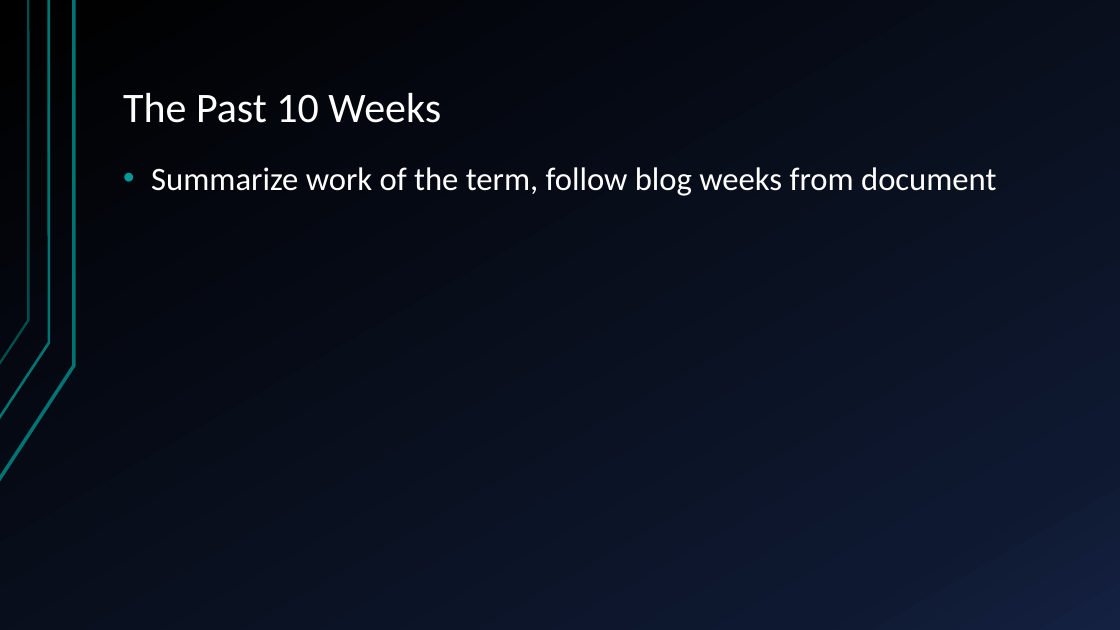
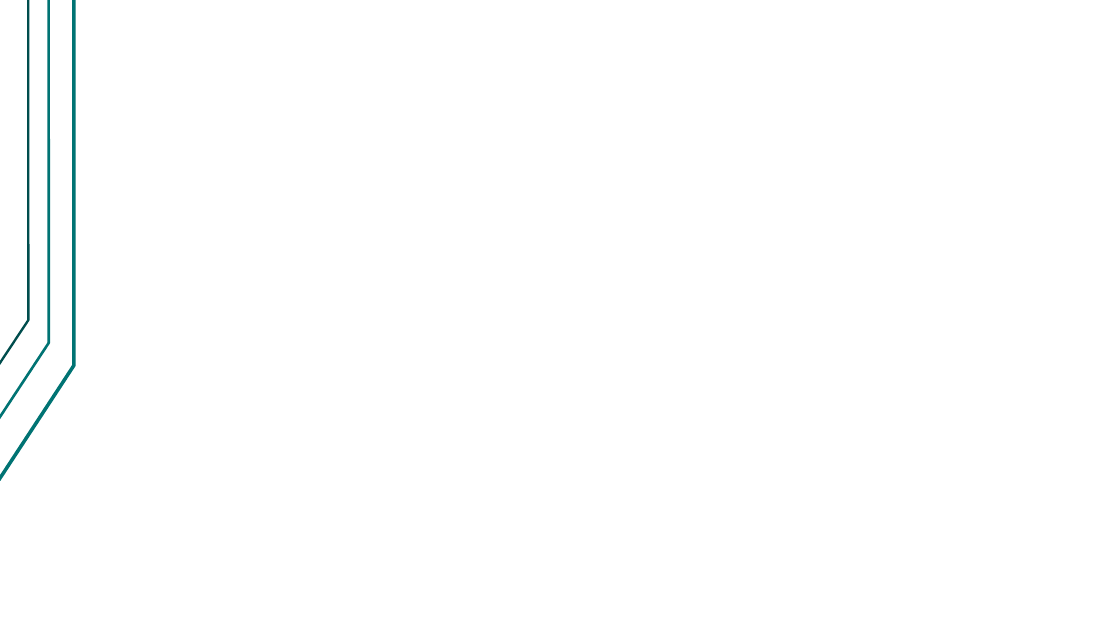
Before and after one commit to giacoppd/Security-For-Robotics, a slide deck: slide 12 of docs/progress_report/progress_report.pptx (slide 10 before the commit). Drawn at 1120x630 pixels with LibreOffice and Linux fonts; fonts in the diff are those of the drawing. Boxes give left, top, right and bottom in pixels: in the first picture for what was removed or moved away, otherwise in the second. Text is boxed around its words. In the diff, an @@ line names an element or a change of style, - is before the commit and + after.

```diff
--- a/docs/progress_report/progress_report.pptx
+++ b/docs/progress_report/progress_report.pptx
@@ background gradient #000000 to #0F1931 to #142242 to #FFFFFF @@
@@ freeform shape at box(0, 0, 74, 480): outline redrawn @@
@@ freeform shape at box(0, 0, 49, 419): outline #007373 2.25 pt to #007373 2.24 pt @@
@@ freeform shape at box(0, 0, 29, 365): outline #007373 2 pt to #004D4D 2 pt @@
@@ title removed at box(123, 93, 441, 123) @@
-The Past 10 Weeks
@@ text removed at box(151, 167, 996, 196) @@
-• Summarize work of the term, follow blog weeks from document
```
Also in this commit, not shown: 13 other slides changed, 7 slides added, 1 slide removed.
